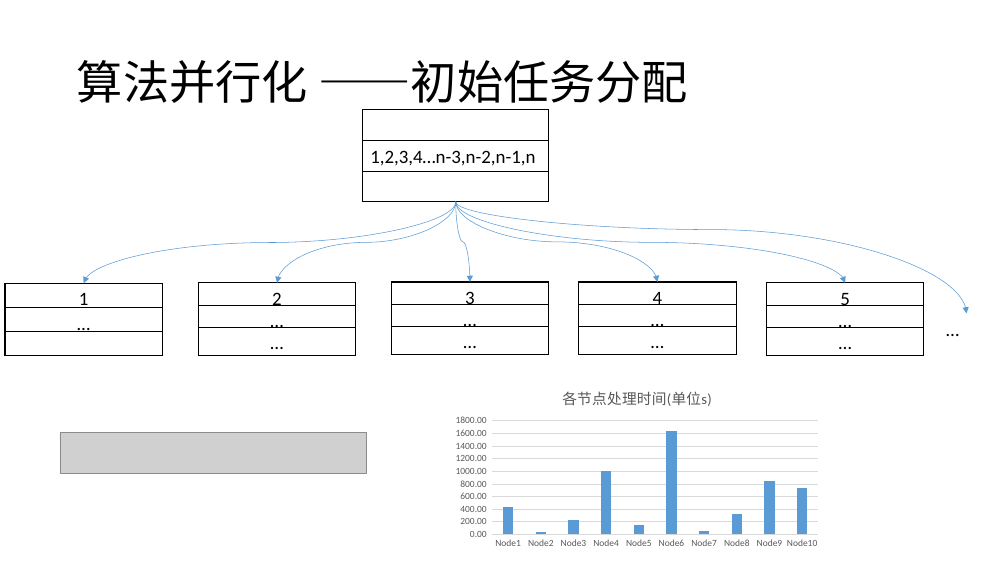
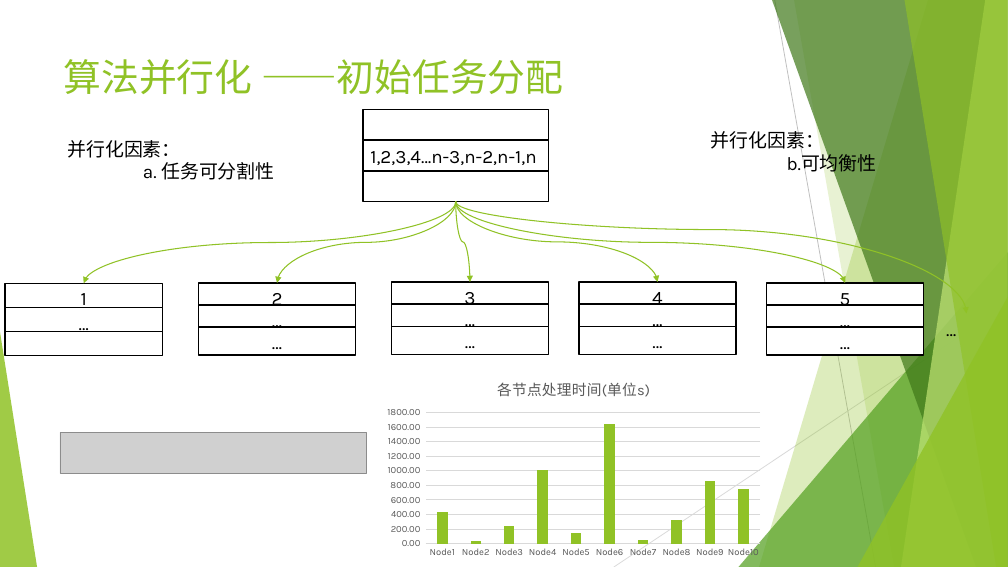
Before and after one commit to youli9056/MyPaper, a slide deck: slide 12 of 开题/大规模数据并行图处理算法与计算平台研究.pptx (slide 9 before the commit). Drawn at 1008x567 pixels with LibreOffice and Linux fonts; fonts in the diff are those of the drawing; grey boxes stand for pictures. Boxes give left, top, right and bottom in pixels: in the first picture for what was removed or moved away, otherwise in the second. Text is boxed around its words. In the diff, an @@ line names an element or a change of style, - is before the commit and + after.

```diff
--- a/开题/大规模数据并行图处理算法与计算平台研究.pptx
+++ b/开题/大规模数据并行图处理算法与计算平台研究.pptx
@@ title "算法并行化 ——初始任务分配": place and size @@
-title "算法并行化 ——初始任务分配" at (77, 60, 688, 111)
+title "算法并行化 ——初始任务分配" at (64, 59, 563, 94)
@@ title "算法并行化 ——初始任务分配" at (64, 59, 563, 94): size 44 to 36 pt, font Calibri to Karla, text colour #000000 to #90C226; line spacing 0.9 to 1; vertical alignment middle to top @@
@@ text added at (67, 140, 274, 180), 18 pt, text #000000 @@
+并行化因素：
+a. 任务可分割性
@@ text added at (711, 128, 877, 176), 18 pt, text #000000 @@
+并行化因素：
+b.可均衡性
@@ rectangle at (363, 171, 549, 201): outline #000000 1 pt to #000000 1.5 pt @@
@@ curved arrow (456, 202) - (84, 284): stroke #5B9BD5 0.5 pt to #90C226 1 pt @@
@@ curved arrow (456, 202) - (277, 283): stroke #5B9BD5 0.5 pt to #90C226 1 pt @@
@@ curved arrow (456, 202) - (470, 282): stroke #5B9BD5 0.5 pt to #90C226 1 pt @@
@@ curved arrow (456, 202) - (658, 282): stroke #5B9BD5 0.5 pt to #90C226 1 pt @@
@@ curved arrow (456, 202) - (845, 283): stroke #5B9BD5 0.5 pt to #90C226 1 pt @@
@@ curved arrow (456, 202) - (966, 314): stroke #5B9BD5 0.5 pt to #90C226 1 pt @@
@@ font Calibri to Karla; outline #000000 1 pt to #000000 1.5 pt in 14 elements at (363, 141, 549, 171), (5, 284, 163, 308), (198, 283, 355, 311), (392, 282, 549, 312), (579, 282, 737, 312), (767, 283, 924, 313), (198, 327, 355, 355), (392, 304, 549, 332), (392, 327, 549, 355), (579, 304, 737, 332), (579, 327, 737, 355), (767, 306, 924, 333), (767, 327, 924, 355), (5, 308, 163, 338) @@
@@ text "…" at (939, 314, 995, 344): font Calibri to Karla @@
@@ group added at (0, 0, 1008, 567): 5 freeform shapes, 3 triangles, 2 lines @@
@@ rectangle at (5, 332, 163, 356): outline #000000 1 pt to #000000 1.5 pt @@
@@ column chart at (380, 366, 768, 561) @@
@@ colour of Series 1 #5B9BD5 to #90C226 @@
@@ category axis changed @@
@@ value axis changed @@
@@ lettering changed @@
@@ column chart: place and size @@
-column chart at (448, 376, 827, 553)
+column chart at (380, 366, 768, 561)
```
Also in this commit, not shown: 16 other slides changed, 1 slide added, 1 other file.
